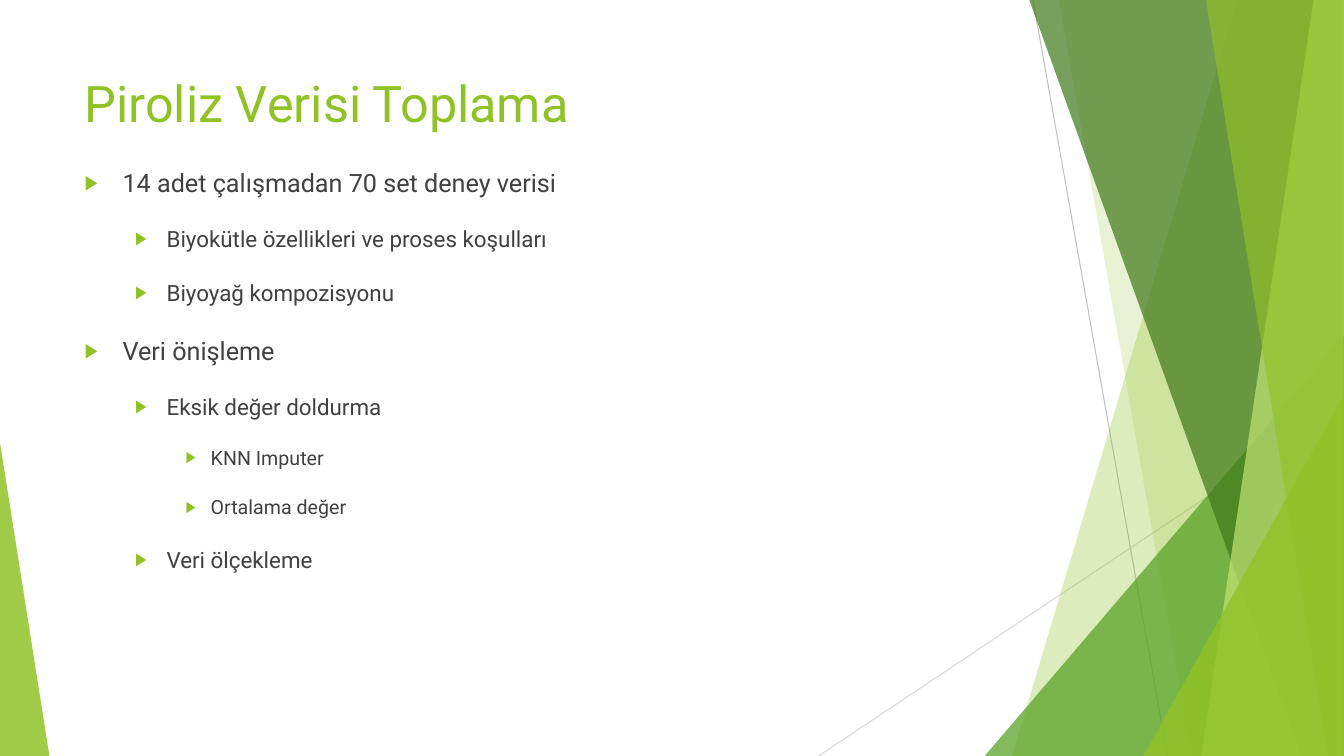
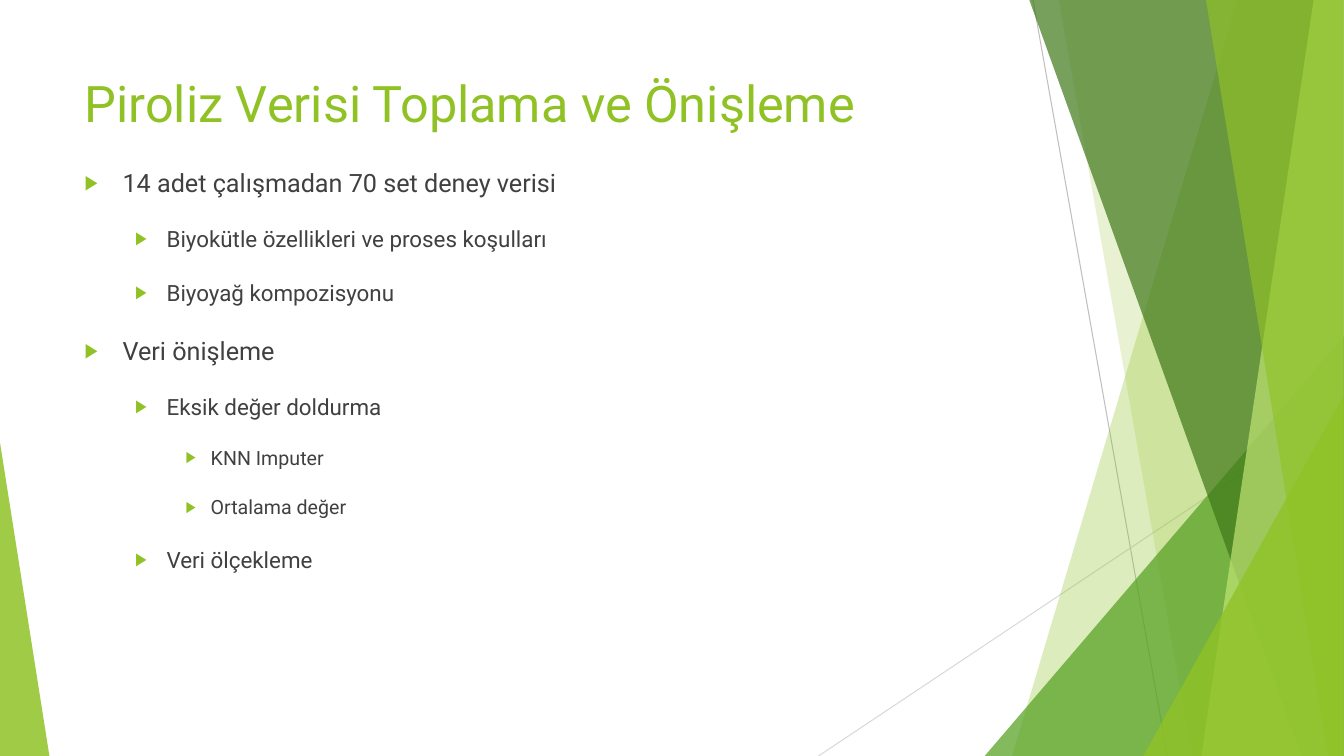
Before and after one commit to orhunuz-ftell/-biyokomurlestirme, a slide deck: slide 4 of tik4_sunum.pptx (slide 5 before the commit). Drawn at 1344x756 pixels with LibreOffice and Linux fonts; fonts in the diff are those of the drawing. Boxes give left, top, right and bottom in pixels: in the first picture for what was removed or moved away, otherwise in the second. Text is boxed around its words. In the diff, an @@ line names an element or a change of style, - is before the commit and + after.

```diff
--- a/tik4_sunum.pptx
+++ b/tik4_sunum.pptx
@@ title at [85, 78, 855, 133]: text changed @@
-Piroliz Verisi Toplama
+Piroliz Verisi Toplama ve Önişleme
```
Also in this commit, not shown: 9 other slides changed, 20 slides added, 15 slides removed, 3 other files.
